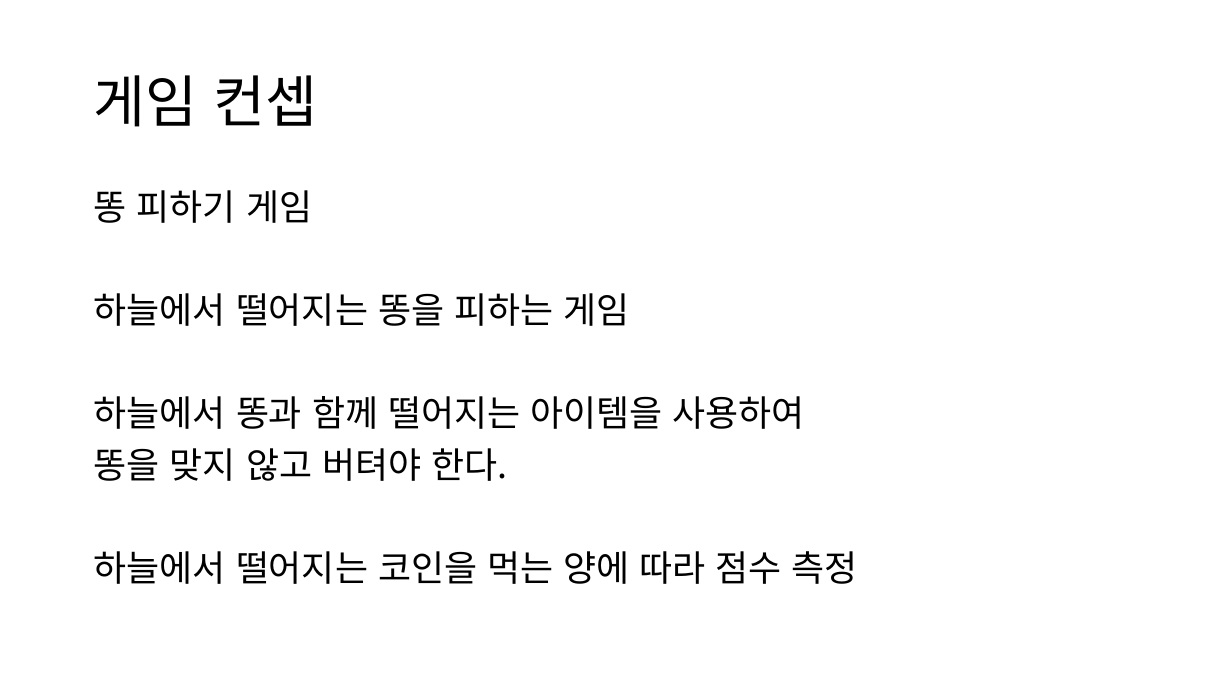
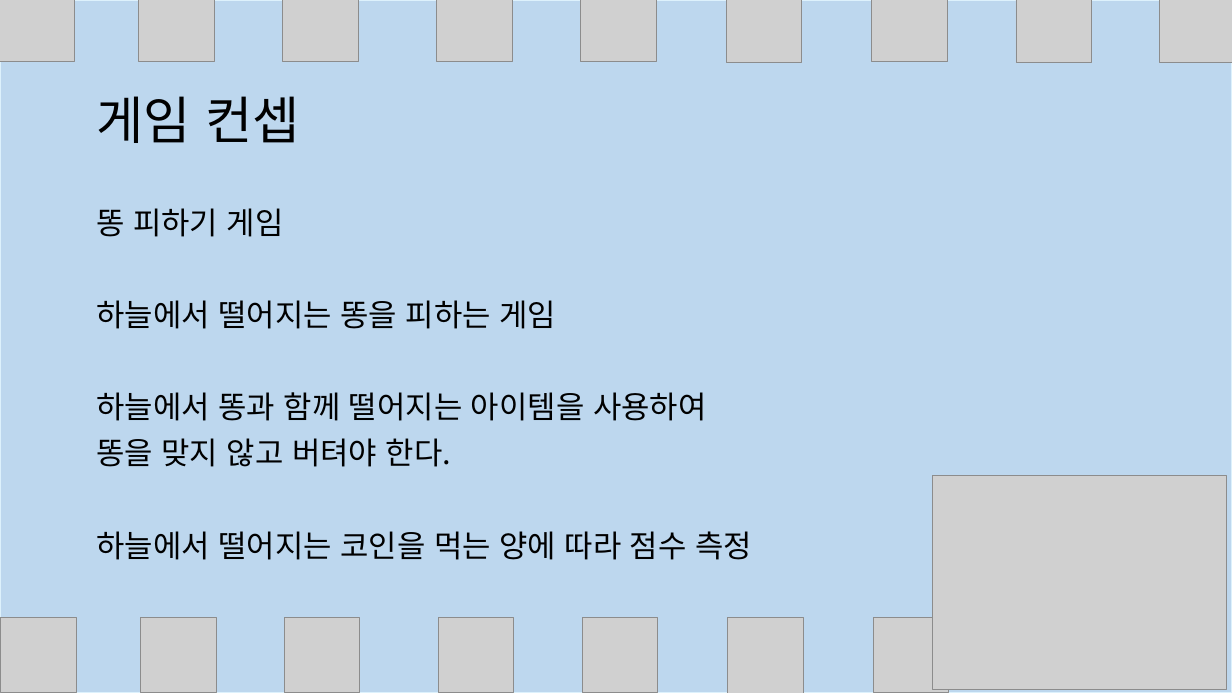
Before and after one commit to hannahBak/2021184014_2DGP_DRILL, a slide deck: slide 2 of 1차 프로젝트 발표/프레젠테이션1.pptx. Drawn at 1232x693 pixels with LibreOffice and Linux fonts; fonts in the diff are those of the drawing; grey boxes stand for pictures. Boxes give left, top, right and bottom in pixels: in the first picture for what was removed or moved away, otherwise in the second. Text is boxed around its words. In the diff, an @@ line names an element or a change of style, - is before the commit and + after.

```diff
--- a/1차 프로젝트 발표/프레젠테이션1.pptx
+++ b/1차 프로젝트 발표/프레젠테이션1.pptx
@@ rectangle added at (0,0,1232,693), fill #BDD7EE, outline #DDF1FC 1 pt @@
@@ picture added at (0,0,75,62) @@
@@ text "게임 컨셉": place and size @@
-text "게임 컨셉" at (94,75,318,127)
+text "게임 컨셉" at (96,96,299,143)
@@ text "게임 컨셉" at (96,96,299,143): size 44 to 40 pt; vertical alignment middle to bottom @@
@@ picture added at (139,0,214,62) @@
@@ picture added at (283,0,359,62) @@
@@ picture added at (436,0,512,62) @@
@@ picture added at (580,0,656,62) @@
@@ picture added at (726,0,802,63) @@
@@ picture added at (872,0,947,62) @@
@@ picture added at (1017,0,1092,63) @@
@@ picture added at (1160,0,1232,63) @@
@@ text "똥 피하기 게임": place and size @@
-text "똥 피하기 게임" at (94,190,857,584)
+text "똥 피하기 게임" at (96,208,752,560)
@@ text "똥 피하기 게임" at (96,208,752,560): size 28 to 24 pt @@
@@ picture added at (933,476,1227,689) @@
@@ picture added at (1,617,77,693) @@
@@ picture added at (140,617,216,693) @@
@@ picture added at (284,617,360,693) @@
@@ picture added at (438,617,514,693) @@
@@ picture added at (582,617,658,693) @@
@@ picture added at (728,618,804,693) @@
@@ picture added at (873,617,949,693) @@
```
Also in this commit, not shown: 5 other slides changed, 1 slide added.
